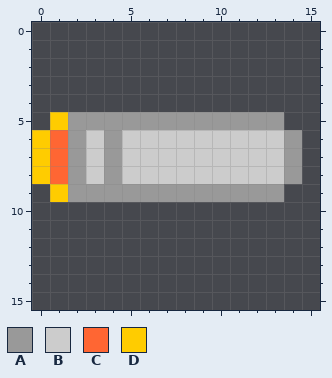
Edited in one commit: pixel-art sprite (assets/images/missile.png). The picture above is the old version.
The file is 16x16 pixels.
Palette (. is transparent): A #999999  B #cccccc  C #ff6633  D #ffcc00
Pixels before, first column x 0:
 5 .DAAAAAAAAAAAA.
 6 DCABABBBBBBBBBA
 7 DCABABBBBBBBBBA
 8 DCABABBBBBBBBBA
 9 .DAAAAAAAAAAAA.
After:
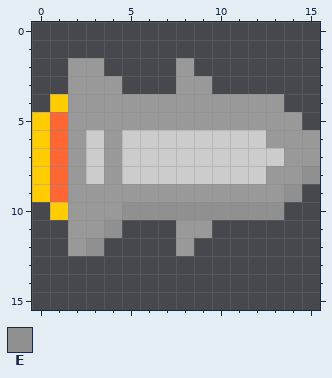
Colours new in this view: E #909090
Diff:
Changed rows in their new state; - is an unchanged pixel.
first column x 0:
 2 --AA----A-------
 3 --AAA---AA------
 4 -DAAAAAAAAAAAA--
 5 DC------------A-
 6 -------------A-A
 7 ---------------A
 8 -------------A-E
 9 DC------------E-
10 -DAAAEEEEEEEEE--
11 --AAE---AA------
12 --AE----A-------
Boxes around the changes in both pictures, in picture pixels (x1, y1, x2, y2):
changed: (32, 58, 320, 256)
